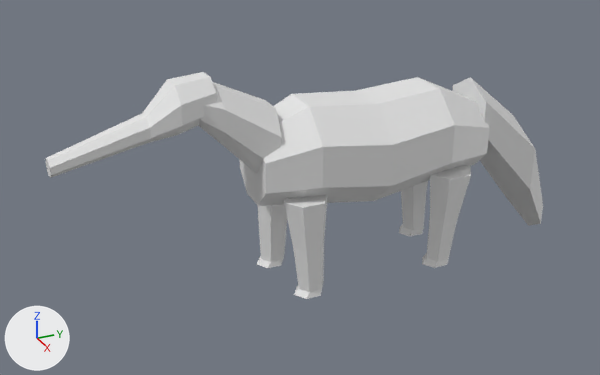
Two versions of the OBJ model data/animals/tamandua/eat/5.obj, one commit apart.
One viewpoint serves both versions: a 50 mm camera at (2.379, -1.319, 1.594) aimed at (-0.031, -0.234, 0.389). Arrows for +X, +Y and +Z are at lower left; the lights stay in place. The older version comes first. Where no turn or scale is listed for an object, it has been applied to the vertices.

The first picture shows 'tamandua_eat_5'.
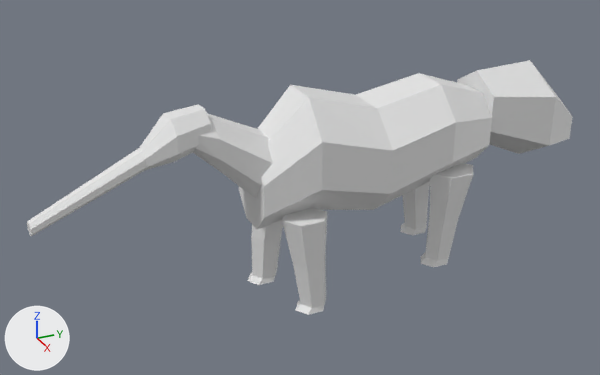
Where the change shows, as pixel boxes [x1, y1, x2, y2] in the pictures (600 x 375 px; the box of a moved part takes in the faces that stretch with it):
'tamandua_eat_5', reshaped (10% wider, 12% taller)
    before: [46, 72, 543, 299]
    after: [27, 60, 573, 315]
part 1 of me_tamandua_eat_5, moved or reshaped
    before: [257, 205, 287, 268]
    after: [247, 220, 283, 285]
part 2 of me_tamandua_eat_5, moved or reshaped
    before: [284, 195, 328, 299]
    after: [282, 208, 327, 315]
part 3 of me_tamandua_eat_5, moved or reshaped
    before: [399, 181, 428, 236]
    after: [401, 181, 430, 235]
part 4 of me_tamandua_eat_5, moved or reshaped
    before: [198, 82, 282, 173]
    after: [193, 113, 273, 198]
part 5 of me_tamandua_eat_5, moved or reshaped
    before: [46, 72, 543, 226]
    after: [27, 60, 573, 236]

The change, as a diff of the scene's bpy script:
```diff
--- a/data/animals/tamandua/eat/5.obj.py
+++ b/data/animals/tamandua/eat/5.obj.py
@@ me_tamandua_eat_5 @@
 # used by ob_tamandua_eat_5; location = (0.0, 0.0, 0.0)
-me_tamandua_eat_5.from_pydata(...)  # 226 vertices, 420 faces; spans x -0.19..0.19, y -1.07..0.83, z 0.0..0.85
+me_tamandua_eat_5.from_pydata(...)  # 226 vertices, 420 faces; spans x -0.19..0.19, y -1.15..0.9, z 0.0..0.75
+# me_tamandua_eat_5 part 1: the loose piece of 26 vertices spanning x -0.18..-0.06, y -0.37..-0.2, z 0.06..0.42 is turned -4.5 degrees about the x axis through its middle and scaled by 1.01, then moved by (0.0, -0.02, -0.06)
+# me_tamandua_eat_5 part 2: the loose piece of 26 vertices spanning x 0.06..0.18, y -0.36..-0.2, z 0.06..0.42 is moved by (0.0, 0.0, -0.06)
+# me_tamandua_eat_5 part 3: the loose piece of 26 vertices spanning x -0.19..-0.06, y 0.2..0.37, z 0.06..0.42 is moved by (0.0, 0.01, 0.0)
+# me_tamandua_eat_5 part 4: the loose piece of 26 vertices spanning x -0.11..0.11, y -0.65..-0.35, z 0.47..0.83 is scaled about its middle by (0.906, 1.01, 0.937), then moved by (0.0, -0.02, -0.09)
+# me_tamandua_eat_5 part 5: 95 of 226 vertices moved; they spanned x -0.19..0.19, y -1.07..0.83, z 0.0..0.85 and now span x -0.19..0.19, y -1.15..0.9, z 0.3..0.75; mean shift (0.01, 0.0, -0.01); largest move (-0.07, 0.83, 0.17) -> (-0.05, 0.9, 0.55)
+# other edits to the shape of me_tamandua_eat_5 do not show in these pictures
```
